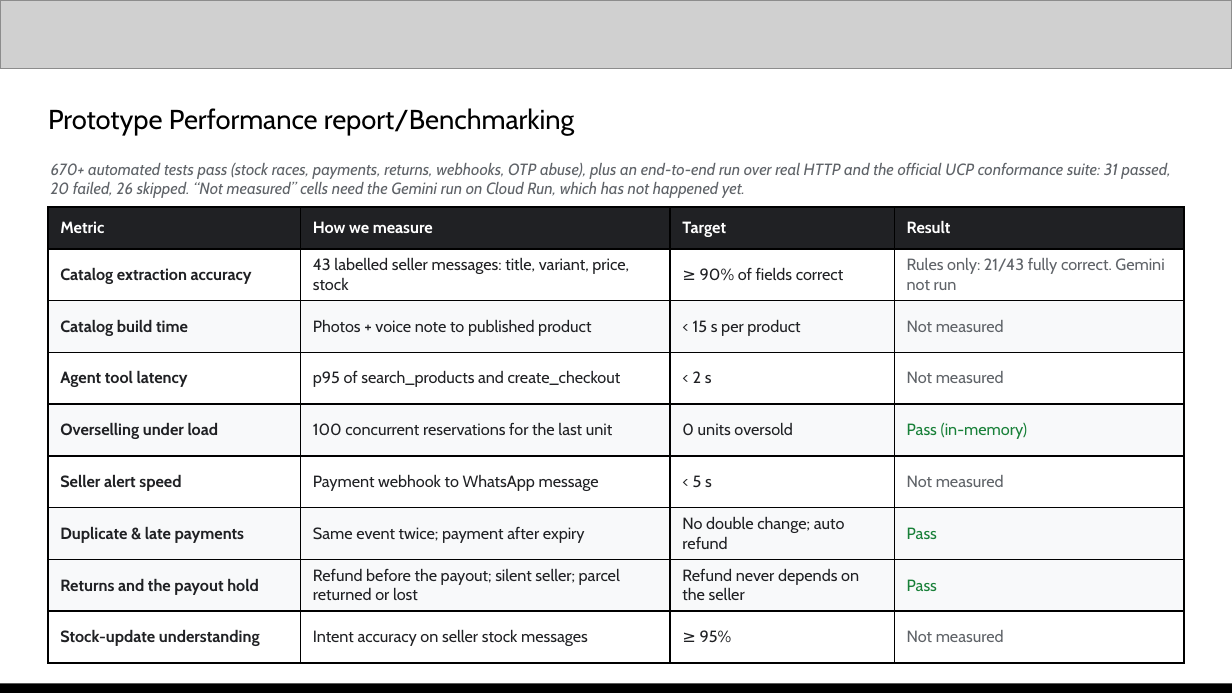
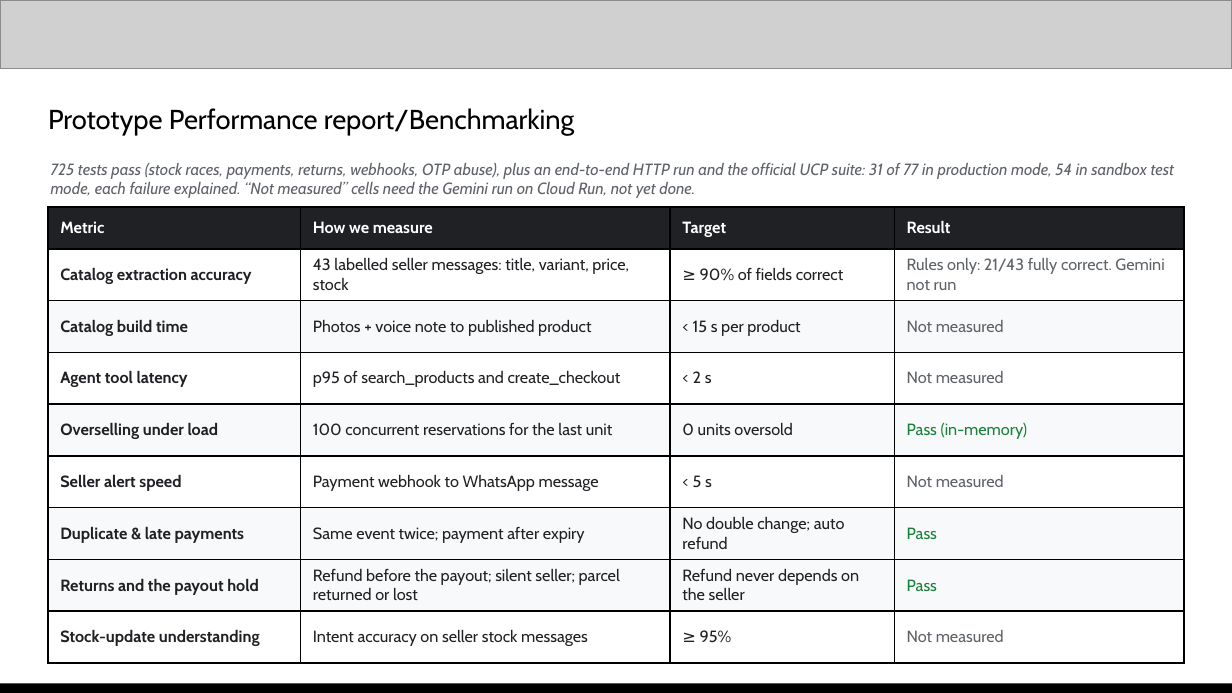
Before and after one commit to galihsatriawan/etalase, a slide deck: slide 11 of submission/Etalase_AI_Builder_Cup_Submission.pptx. Drawn at 1232x693 pixels with LibreOffice and Linux fonts; fonts in the diff are those of the drawing; grey boxes stand for pictures. Boxes give left, top, right and bottom in pixels: in the first picture for what was removed or moved away, otherwise in the second. Text is boxed around its words. In the diff, an @@ line names an element or a change of style, - is before the commit and + after.

```diff
--- a/submission/Etalase_AI_Builder_Cup_Submission.pptx
+++ b/submission/Etalase_AI_Builder_Cup_Submission.pptx
@@ text at (51, 163, 1175, 198): text changed @@
-670+ automated tests pass (stock races, payments, returns, webhooks, OTP abuse), plus an end-to-end run over real HTTP and the official UCP conformance suite: 31 passed, 20 failed, 26 skipped. “Not measured” cells need the Gemini run on Cloud Run, which has not happened yet.
+725 tests pass (stock races, payments, returns, webhooks, OTP abuse), plus an end-to-end HTTP run and the official UCP suite: 31 of 77 in production mode, 54 in sandbox test mode, each failure explained. “Not measured” cells need the Gemini run on Cloud Run, not yet done.
```
Also in this commit, not shown: 1 other slide changed, 39 other files.
